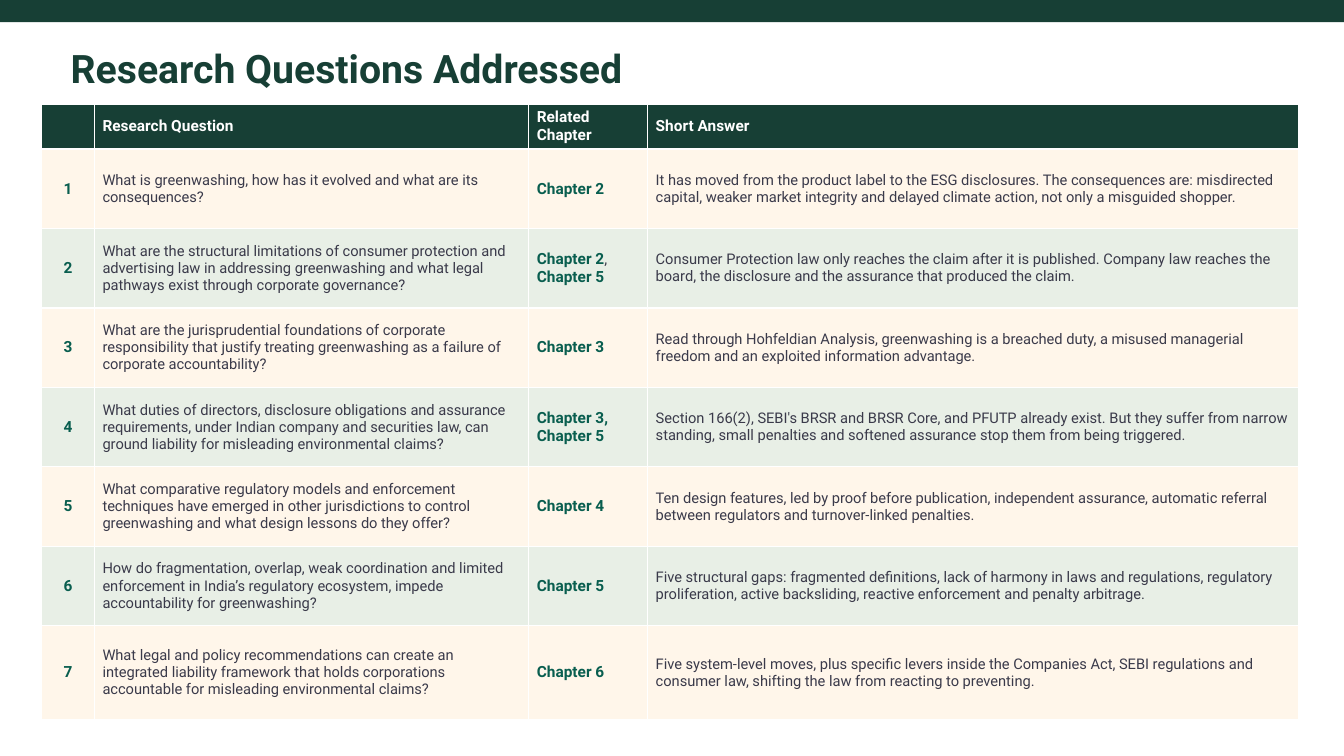
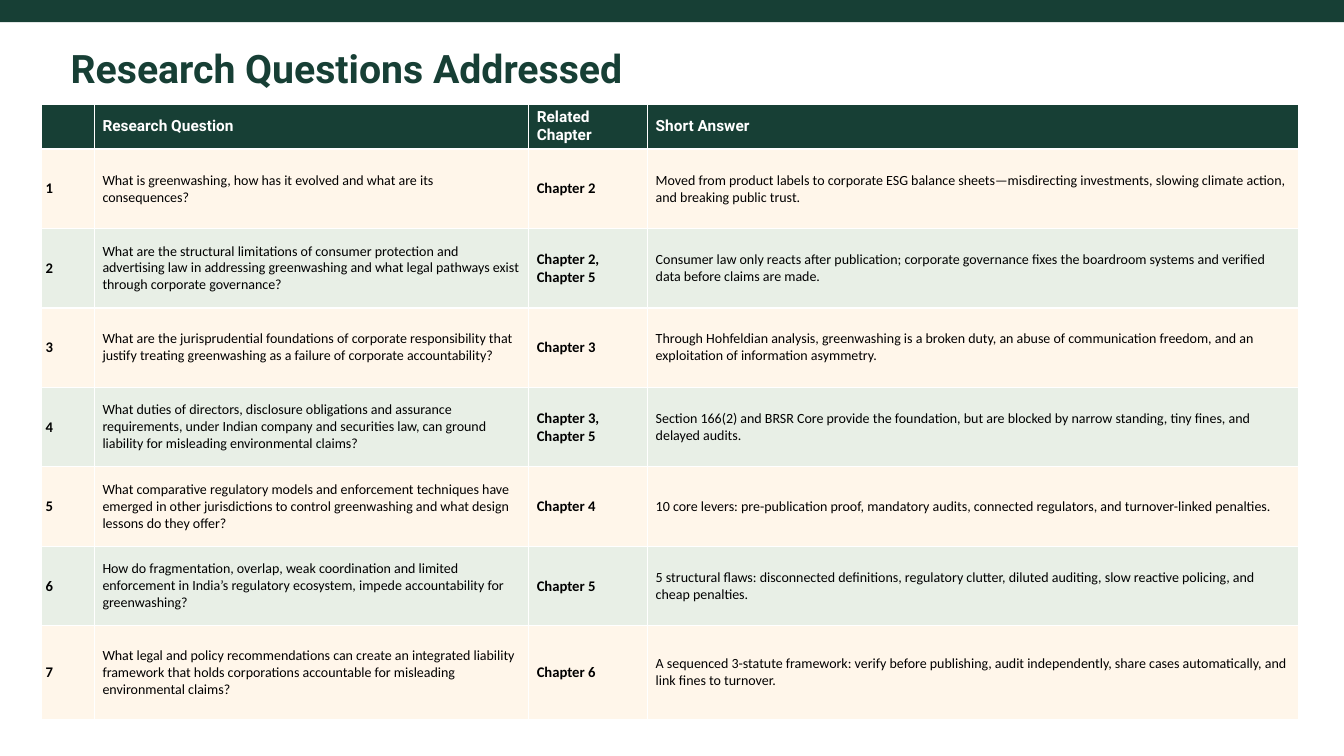
Before and after one commit to atul516/Final-VIva, a slide deck: slide 20 of Thesis Defence Presentation Final.pptx. Drawn at 1344x756 pixels with LibreOffice and Linux fonts; fonts in the diff are those of the drawing. Boxes give left, top, right and bottom in pixels: in the first picture for what was removed or moved away, otherwise in the second. Text is boxed around its words. In the diff, an @@ line names an element or a change of style, - is before the commit and + after.

Commit message:
feat: add thesis text content and update presentation slides for defense

```diff
--- a/Thesis Defence Presentation Final.pptx
+++ b/Thesis Defence Presentation Final.pptx
@@ table at [41,104,1299,720] @@
-row 2, column 4: It has moved from the product label to the ESG disclosures. The consequences are: misdirected capital, weaker market integrity and delayed climate action, not only a misguided shopper.
+row 2, column 4: Moved from product labels to corporate ESG balance sheets—misdirecting investments, slowing climate action, and breaking public trust.
-row 3, column 4: Consumer Protection law only reaches the claim after it is published. Company law reaches the board, the disclosure and the assurance that produced the claim.
+row 3, column 4: Consumer law only reacts after publication; corporate governance fixes the boardroom systems and verified data before claims are made.
-row 4, column 4: Read through Hohfeldian Analysis, greenwashing is a breached duty, a misused managerial freedom and an exploited information advantage.
+row 4, column 4: Through Hohfeldian analysis, greenwashing is a broken duty, an abuse of communication freedom, and an exploitation of information asymmetry.
-row 5, column 4: Section 166(2), SEBI's BRSR and BRSR Core, and PFUTP already exist. But they suffer from narrow standing, small penalties and softened assurance stop them from being triggered.
+row 5, column 4: Section 166(2) and BRSR Core provide the foundation, but are blocked by narrow standing, tiny fines, and delayed audits.
-row 6, column 4: Ten design features, led by proof before publication, independent assurance, automatic referral between regulators and turnover-linked penalties.
+row 6, column 4: 10 core levers: pre-publication proof, mandatory audits, connected regulators, and turnover-linked penalties.
-row 7, column 4: Five structural gaps: fragmented definitions, lack of harmony in laws and regulations, regulatory proliferation, active backsliding, reactive enforcement and penalty arbitrage.
+row 7, column 4: 5 structural flaws: disconnected definitions, regulatory clutter, diluted auditing, slow reactive policing, and cheap penalties.
-row 8, column 4: Five system-level moves, plus specific levers inside the Companies Act, SEBI regulations and consumer law, shifting the law from reacting to preventing.
+row 8, column 4: A sequenced 3-statute framework: verify before publishing, audit independently, share cases automatically, and link fines to turnover.
@@ size 11 to 10.5 pt, text colour #095E4F to #000000 in "1", "Chapter 2", "2", "Chapter 2, Chapter 5" and 10 more places @@
@@ font Roboto to Calibri in "1", "What is greenwashing, how has it evolved ...", "Chapter 2", "2" and 17 more places @@
@@ size 10.5 to 10 pt in "What is greenwashing, how has it evolved ...", "What are the structural limitations of consumer ...", "What are the jurisprudential foundations of corporate ...", "What duties of directors, disclosure obligations and ..." and 3 more places @@
@@ text colour #3A3A4A to #000000 in "What is greenwashing, how has it evolved ...", "What are the structural limitations of consumer ...", "2,", "What are the jurisprudential foundations of corporate ..." and 4 more places @@
@@ bold on in "2," @@
@@ alignment centre to left @@
```
Also in this commit, not shown: 22 other slides changed, 1 other file.
